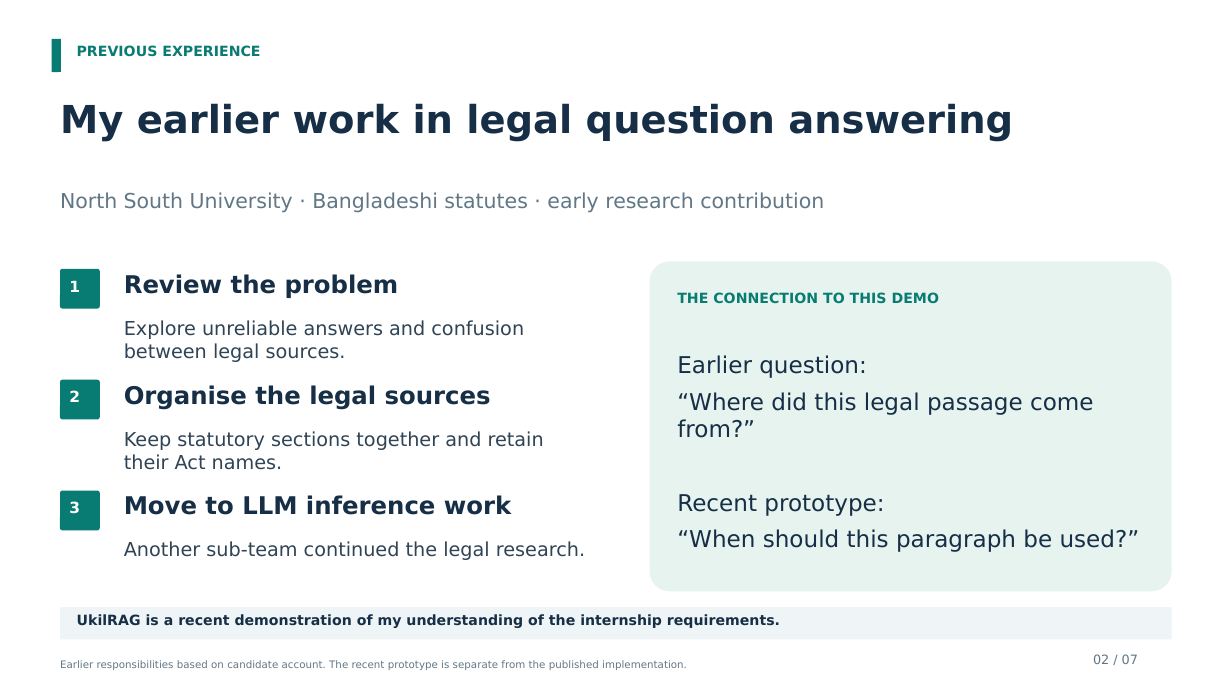
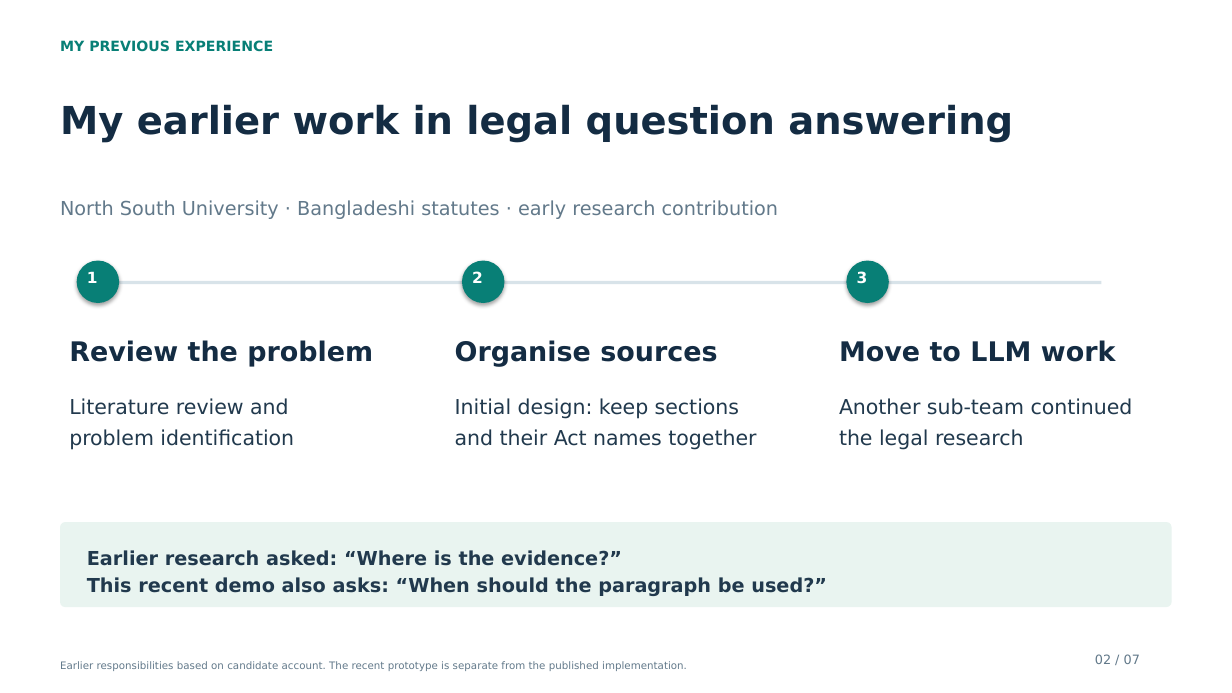
Before and after one commit to nafismam/UkilRAG, a slide deck: slide 2 of presentation/Nafis_Ismam_Docitalis_Final.pptx. Drawn at 1232x693 pixels with LibreOffice and Linux fonts; fonts in the diff are those of the drawing. Boxes give left, top, right and bottom in pixels: in the first picture for what was removed or moved away, otherwise in the second. Text is boxed around its words. In the diff, an @@ line names an element or a change of style, - is before the commit and + after.

```diff
--- a/presentation/Nafis_Ismam_Docitalis_Final.pptx
+++ b/presentation/Nafis_Ismam_Docitalis_Final.pptx
@@ rounded rectangle removed at [52, 39, 61, 72] @@
@@ text at [60, 40, 273, 51]: text changed; text colour #087B72 to #087F76 @@
-PREVIOUS EXPERIENCE
+MY PREVIOUS EXPERIENCE
@@ text "My earlier work in legal ..." at [60, 104, 1013, 143]: text colour #172F46 to #142C43; less space between paragraphs @@
@@ text "North South University · Bangladeshi ...": place and size @@
-text "North South University · Bangladeshi ..." at [60, 192, 824, 213]
+text "North South University · Bangladeshi ..." at [60, 200, 778, 219]
@@ text "North South University · Bangladeshi ..." at [60, 200, 778, 219]: size 16 to 15 pt, text colour #617786 to #62798A; less space between paragraphs @@
@@ ellipse: place and size @@
-ellipse at [60, 269, 100, 309]
+ellipse at [77, 261, 119, 303]
@@ ellipse at [77, 261, 119, 303]: rounded rectangle to ellipse; fill #087B72 to #087F76; shadow on @@
@@ text "1": place and size @@
-text "1" at [69, 280, 80, 292]
+text "1" at [87, 271, 98, 283]
@@ ellipse added at [462, 261, 505, 303], fill #087F76 @@
@@ text "2": place and size @@
-text "2" at [69, 390, 80, 402]
+text "2" at [472, 271, 483, 283]
@@ rounded rectangle removed at [650, 262, 1172, 592] @@
@@ ellipse added at [847, 261, 889, 303], fill #087F76 @@
@@ less space between paragraphs in 3 elements at [87, 271, 98, 283], [472, 271, 483, 283], [857, 271, 868, 284] @@
@@ text "3": place and size @@
-text "3" at [69, 501, 80, 514]
+text "3" at [857, 271, 868, 284]
@@ rectangle added at [99, 281, 1102, 285], fill #D8E3E9 @@
@@ text "Review the problem": place and size @@
-text "Review the problem" at [124, 274, 399, 298]
+text "Review the problem" at [69, 340, 373, 366]
@@ text "Review the problem" at [69, 340, 373, 366]: size 19 to 21 pt, text colour #172F46 to #142C43; less space between paragraphs @@
@@ text at [455, 340, 717, 366]: text changed; size 19 to 21 pt; text colour #172F46 to #142C43 @@
-Organise the legal sources
+Organise sources
@@ text removed at [677, 355, 1140, 552] @@
-Earlier question:
-“Where did this legal passage come from?”
-Recent prototype:
-“When should this paragraph be used?”
@@ text at [839, 340, 1116, 362]: text changed; size 19 to 21 pt; text colour #172F46 to #142C43 @@
-Move to LLM inference work
+Move to LLM work
@@ rounded rectangle removed at [60, 380, 100, 420] @@
@@ text at [69, 398, 294, 450]: text changed; size 15 to 16 pt; text colour #304455 to #21394D @@
-Explore unreliable answers and confusion between legal sources.
+Literature review and
+problem identification
@@ text at [455, 398, 756, 450]: text changed; size 15 to 16 pt; text colour #304455 to #21394D @@
-Keep statutory sections together and retain their Act names.
+Initial design: keep sections
+and their Act names together
@@ text at [839, 398, 1133, 450]: text changed; size 15 to 16 pt; text colour #304455 to #21394D @@
-Another sub-team continued the legal research.
+Another sub-team continued
+the legal research
@@ rounded rectangle removed at [60, 491, 100, 531] @@
@@ rounded rectangle: place and size @@
-rounded rectangle at [60, 607, 1172, 640]
+rounded rectangle at [60, 522, 1172, 607]
@@ rounded rectangle at [60, 522, 1172, 607]: fill #EFF4F6 to #E9F4F0 @@
@@ text at [87, 550, 827, 596]: text changed; size 11 to 15 pt; text colour #087B72 to #21394D @@
-THE CONNECTION TO THIS DEMO
+Earlier research asked: “Where is the evidence?”
+This recent demo also asks: “When should the paragraph be used?”
@@ text removed at [77, 614, 780, 628] @@
-UkilRAG is a recent demonstration of my understanding of the internship requirements.
@@ text "02 / 07" at [1095, 654, 1140, 664]: text colour #617786 to #62798A; less space between paragraphs @@
```
Also in this commit, not shown: 6 other slides changed, 10 other files.
